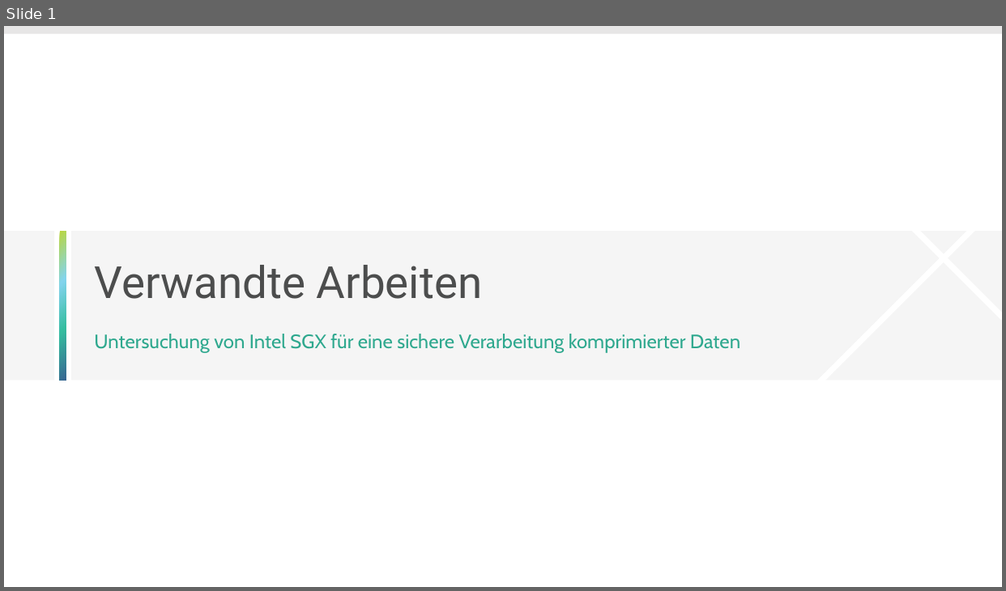
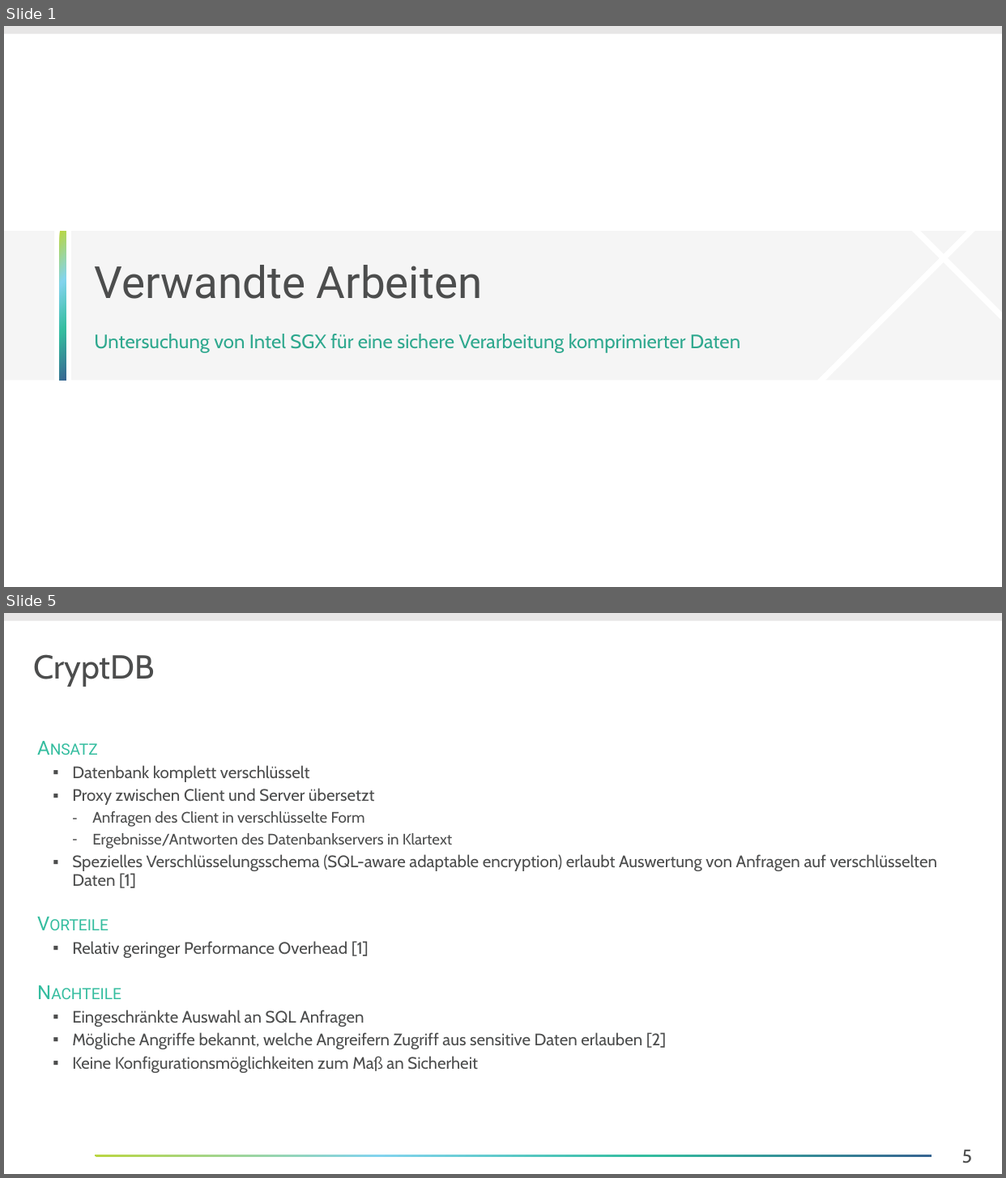
Before and after one commit to Lucku/bachelorthesis, a slide deck: Dokument/Entwürfe/02 Verwandte Arbeiten.pptx. Shown one above the other, each under a label of ours: slide 1 before the commit, slides 1 and 5 after it; the slides between them are not shown. The pictures are 1006x591 and 1006x1178 pixels, drawn with LibreOffice and Linux fonts; fonts in the diff are those of the drawing; background and template pictures are left out. Boxes give left, top, right and bottom in pixels: in the first picture for what was removed or moved away, otherwise in the second. Text is boxed around its words. In the diff, an @@ line names an element or a change of style, - is before the commit and + after.

```diff
--- a/Dokument/Entwürfe/02 Verwandte Arbeiten.pptx
+++ b/Dokument/Entwürfe/02 Verwandte Arbeiten.pptx
@@ slide 5 added at (4,613,1002,1174), background #FFFFFF; not listed: 1 template element that a slide beside it also shows @@
@@ title added at (33,654,154,687), 24 pt, text #4C4D4D @@
+CryptDB
@@ text added at (72,765,938,1073), 12 pt, text #4C4D4D @@
+  Ansatz
+  ▪ Datenbank komplett verschlüsselt
+  ▪ Proxy zwischen Client und Server übersetzt
+    ‑ Anfragen des Client in verschlüsselte Form
+    ‑ Ergebnisse/Antworten des Datenbankservers in Klartext
+  ▪ Spezielles Verschlüsselungsschema (SQL-aware adaptable encryption) erlaubt Auswertung von Anfragen auf verschlüsselten Daten [1]
+  Vorteile
+  ▪ Relativ geringer Performance Overhead [1]
+  Nachteile
+  ▪ Eingeschränkte Auswahl an SQL Anfragen
+  ▪ Mögliche Angriffe bekannt, welche Angreifern Zugriff aus sensitive Daten erlauben [2]
+  ▪ Keine Konfigurationsmöglichkeiten zum Maß an Sicherheit
@@ rectangle added at (95,1155,932,1157), fill gradient #BAD641 to #83D4EE to #34BD9F to #376591 @@
@@ page number added at (962,1150,972,1164), 13.5 pt, text #4C4D4D @@
+5
```
Also in this commit, not shown: 8 other slides added, 5 slides removed, 11 other files.
